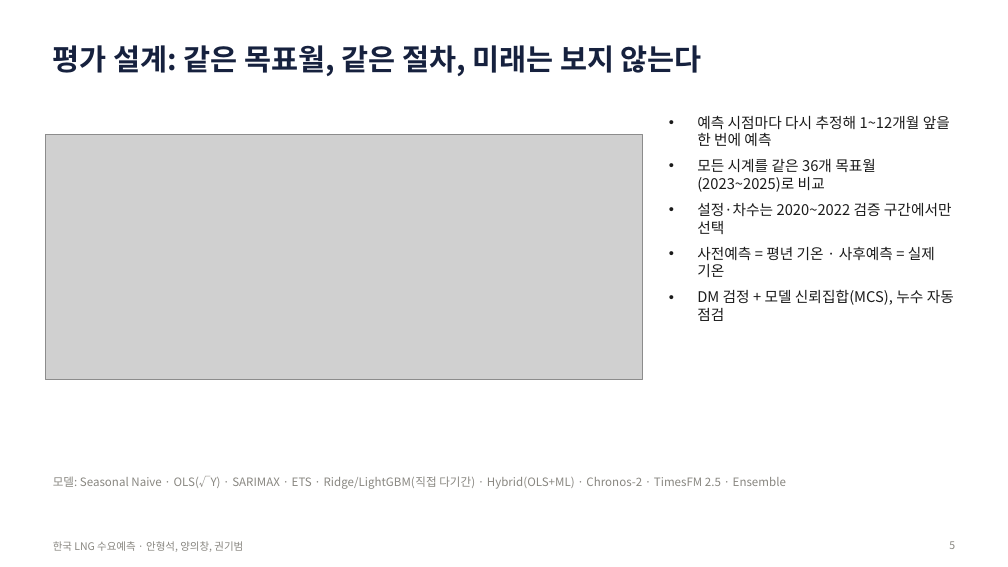
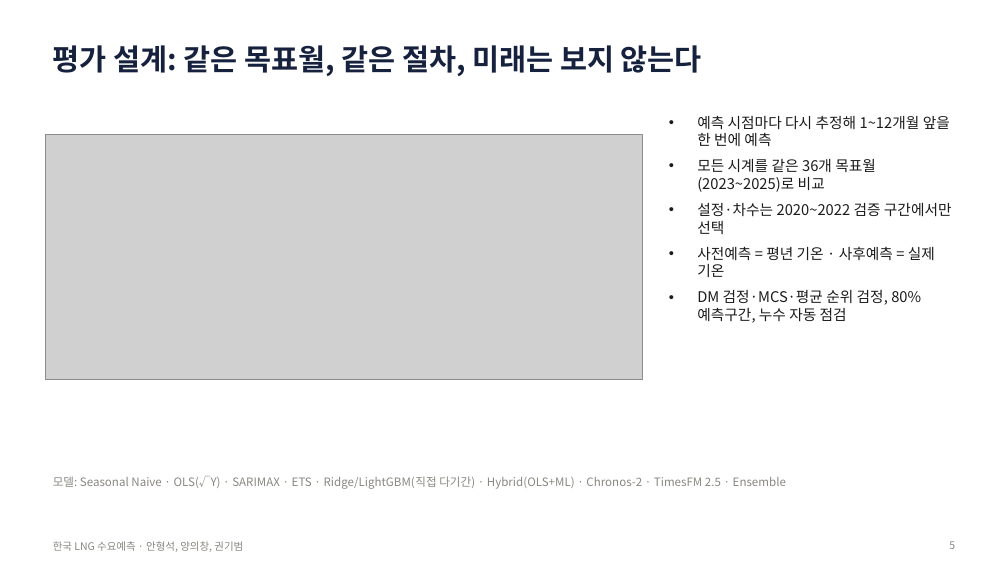
Before and after one commit to seoki0804/LNG_D_F, a slide deck: slide 5 of korea/report/한국_LNG_수요예측_발표.pptx. Drawn at 1008x567 pixels with LibreOffice and Linux fonts; fonts in the diff are those of the drawing; grey boxes stand for pictures. Boxes give left, top, right and bottom in pixels: in the first picture for what was removed or moved away, otherwise in the second. Text is boxed around its words. In the diff, an @@ line names an element or a change of style, - is before the commit and + after.

```diff
--- a/korea/report/한국_LNG_수요예측_발표.pptx
+++ b/korea/report/한국_LNG_수요예측_발표.pptx
@@ text at (697, 290, 921, 323): text changed @@
-• DM 검정 + 모델 신뢰집합(MCS), 누수 자동 점검
+• DM 검정·MCS·평균 순위 검정, 80% 예측구간, 누수 자동 점검
```
Also in this commit, not shown: 3 slides added, 40 other files.
